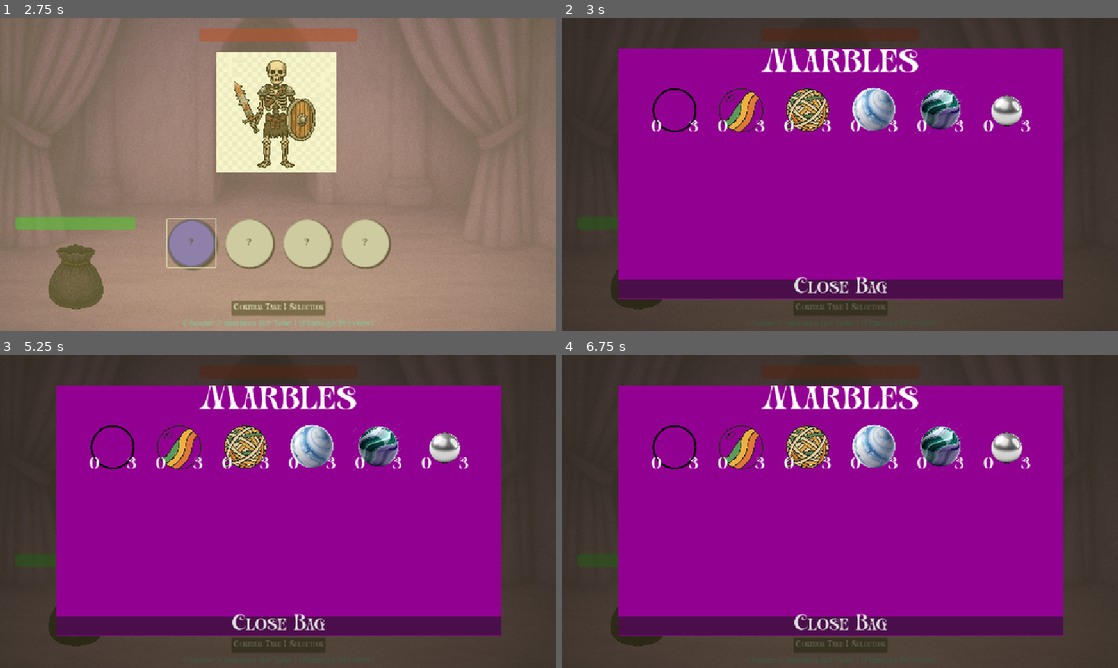
Above: before the commit, frames 1-4 (two rows, left to right).
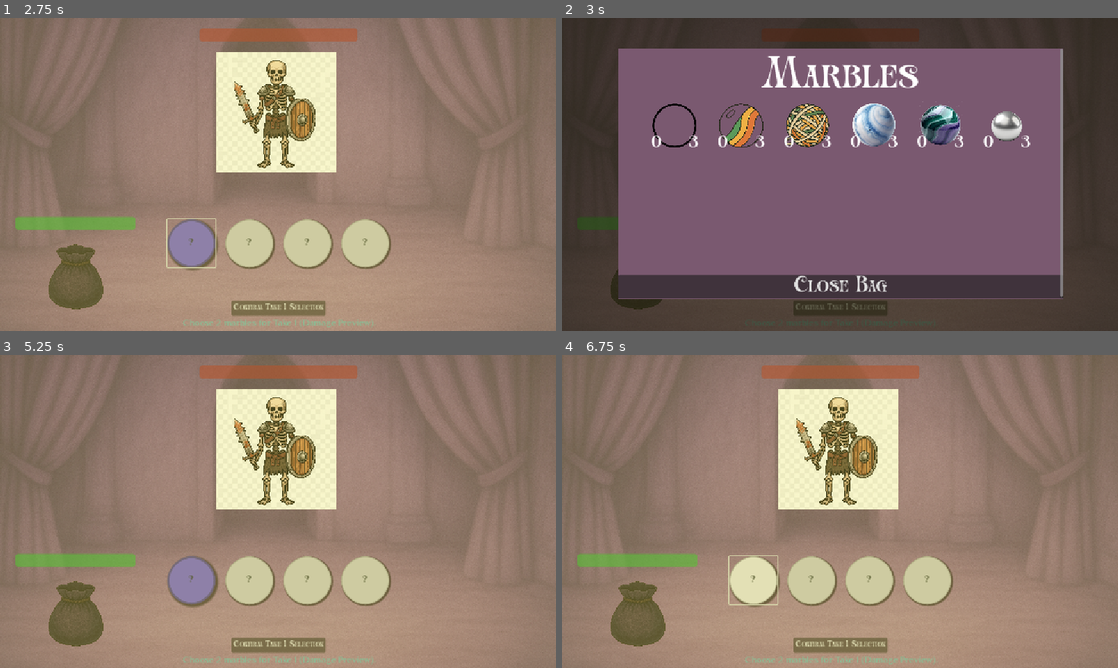
Above: after the commit, the same moments.

Repository: A-coder152/marble-magic
Game: Godot game, scene res://scenes/game_scene.tscn
Same seed, same stepped clock (60 frames per second), same inputs: the game is played once before the commit and once after it.
Inputs (mouse positions are in pixels of both pictures, inside the frame that each line leads up to):
- Up to frame 1 (2.75 s): click "Confirm Take 1 Selection" at 0.5 s; click "Confirm Take 1 Selection" at 1.25 s; click "?" at 2 s
- Up to frame 2 (3 s): click (639, 277) at 2.75 s
- Up to frame 3 (5.25 s): click (111, 445) at 3.52 s; click "?" at 4.25 s; click (77, 614) at 5 s
- Up to frame 4 (6.75 s): click (673, 445) at 5.77 s; click "?" at 6.5 s

Frame 1 is identical in both runs. In frame 2, 63% of the frame differs, in the area x 10-91%, y 9-90%; in frame 3, 100%, in the area x 0-100%, y 0-100%; in frame 4, 100%.

Commit message:
marble stuff work, working on preview things, also godot is trying to kill my computer

Diff:
--- a/marbles/vantablack.tres
+++ b/marbles/vantablack.tres
@@ -6,7 +6,7 @@
 [resource]
 script = ExtResource("1_tcj4k")
 title = "Vantablack Marble"
-cost = 3
+cost = 2
 description = "So black it's recognizable when hidden. Do not handle, deals 5 damage to self."
 texture = ExtResource("2_tcj4k")
 damage = 0
--- a/scenes/bag.tscn
+++ b/scenes/bag.tscn
@@ -26,7 +26,7 @@
 anchor_bottom = 1.0
 grow_horizontal = 2
 grow_vertical = 2
-color = Color(0.571489, 0.000245659, 0.574062, 1)
+color = Color(0.478431, 0.34902, 0.439216, 1)
 
 [node name="ScrollContainer" type="ScrollContainer" parent="."]
 layout_mode = 1
@@ -42,12 +42,12 @@
 size_flags_vertical = 3
 
 [node name="Label" type="Label" parent="ScrollContainer/VBoxContainer"]
-custom_minimum_size = Vector2(1152, 0)
+custom_minimum_size = Vector2(1152, 125)
 layout_mode = 2
 theme_override_font_sizes/font_size = 100
 text = "Marbles"
 horizontal_alignment = 1
-vertical_alignment = 1
+vertical_alignment = 2
 
 [node name="HBoxContainer" type="HBoxContainer" parent="ScrollContainer/VBoxContainer"]
 custom_minimum_size = Vector2(100, 100)
@@ -73,12 +73,10 @@
 theme_override_constants/separation = 32
 alignment = 1
 
-[node name="Control" type="Control" parent="ScrollContainer/VBoxContainer"]
+[node name="Button" type="Button" parent="ScrollContainer/VBoxContainer"]
+custom_minimum_size = Vector2(0, 69)
 layout_mode = 2
 size_flags_vertical = 3
-
-[node name="Button" type="Button" parent="ScrollContainer/VBoxContainer"]
-layout_mode = 2
 theme_override_font_sizes/font_size = 50
 text = "Close Bag"
 
--- a/scenes/marble.tscn
+++ b/scenes/marble.tscn
@@ -8,6 +8,8 @@
 anchors_preset = 15
 anchor_right = 1.0
 anchor_bottom = 1.0
+offset_right = -1052.0
+offset_bottom = -548.0
 grow_horizontal = 2
 grow_vertical = 2
 script = ExtResource("1_il0lc")
@@ -37,3 +39,14 @@
 text = "?"
 horizontal_alignment = 1
 vertical_alignment = 1
+
+[node name="TextureRect" type="TextureRect" parent="."]
+layout_mode = 1
+anchors_preset = 15
+anchor_right = 1.0
+anchor_bottom = 1.0
+grow_horizontal = 2
+grow_vertical = 2
+mouse_filter = 2
+expand_mode = 1
+stretch_mode = 4
--- a/scripts/GameManager.gd
+++ b/scripts/GameManager.gd
@@ -2,8 +2,8 @@
 
 var coins = 0
 
-var player_health: int = 20
-var enemy_health: int = 20
+var player_health: int = 25
+var enemy_health: int = 5
 var player_max_health: int = 25
 
 var enemy_max_health: int = 5
@@ -58,6 +58,8 @@
 signal close_bag()
 signal close_shop()
 signal refresh_shop()
+signal change_stunned()
+signal change_coins()
 
 func _ready():
 	print("GameManager ready and loaded!")
@@ -73,9 +75,9 @@
 
 
 func start_new_game():
-	enemy_max_health += 5
+	enemy_max_health += 3
 	enemy_max_dmg += 1
-	player_health = player_max_health
+	#player_health = player_max_health
 	enemy_health = enemy_max_health
 	start_next_turn()
 
@@ -114,17 +116,19 @@
 	if current_turn_phase == TurnPhase.TAKE_1_SELECTION:
 		potential_damage = total_chosen_damage
 		print("Take 1 Potential Damage: ", potential_damage)
-		health_changed.emit("enemy", max(enemy_health - potential_damage, 0), enemy_max_health)
+		var farter = calculate_effects(chosen_values)
+		health_changed.emit("enemy", farter[1], enemy_max_health)
+		health_changed.emit("player", farter[0], farter[3])
 		_set_turn_phase(TurnPhase.TAKE_1_REVEAL)
 		get_tree().create_timer(1.5).timeout.connect(func():
 			_set_turn_phase(TurnPhase.TAKE_2_SELECTION)
 			selected_marble_indices.clear()
 			health_changed.emit("enemy", max(enemy_health, 0), enemy_max_health)
+			health_changed.emit("player", max(player_health, 0), player_max_health)
 		)
 	elif current_turn_phase == TurnPhase.TAKE_2_SELECTION:
 		print("Take 2 Actual Damage: ", total_chosen_damage)
 		apply_effects(chosen_values)
-		_apply_damage_to_enemy(total_chosen_damage)
 		_set_turn_phase(TurnPhase.TURN_END)
 		await get_tree().create_timer(1.75 if enemy_health > 0 else 2.25).timeout
 		_end_turn()
@@ -136,9 +140,15 @@
 	damage_dealt.emit(amount, "enemy")
 
 func apply_effects(marbles: Array[Marble]):
-	#player_health = min(player_max_health, player_health + marble.heal)
-	#health_changed.emit("player", player_health, player_max_health)
-	pass
+	var augh = calculate_effects(marbles)
+	player_health = augh[0]
+	_apply_damage_to_enemy(enemy_health - augh[1])
+	coins = augh[2]
+	player_max_health = augh[3]
+	enemy_stunned = augh[4]
+	health_changed.emit("player", player_health, player_max_health)
+	change_coins.emit()
+	if enemy_stunned: change_stunned.emit()
 
 func calculate_effects(marbles: Array[Marble]):
 	var sim_enemy_health = enemy_health
@@ -147,8 +157,8 @@
 	var sim_stunned = false
 	var sim_player_max_hp = player_max_health
 	for marble in marbles:
-		sim_enemy_health = max(0, min(enemy_max_health, enemy_health - marble.damage))
-		sim_player_health = max(0, min(player_max_health, player_health + marble.heal))
+		sim_enemy_health = max(0, min(enemy_max_health, sim_enemy_health - marble.damage))
+		sim_player_health = max(0, min(player_max_health, sim_player_health + marble.heal))
 		for effect in marble.effects:
 			match effect:
 				marble.EFFECTS.COIN:
@@ -161,8 +171,13 @@
 					sim_enemy_health *= 1 - (1. / marble.effects_impact[marble.effects.find(effect)])
 				marble.EFFECTS.MEGAHEAL:
 					sim_player_health += (1. / marble.effects_impact[marble.effects.find(effect)]) * (player_max_health - player_health)
+	return [sim_player_health, sim_enemy_health, sim_coins, sim_player_max_hp, sim_stunned]
 
 func _enemy_turn():
+	if enemy_stunned:
+		enemy_stunned = false
+		change_stunned.emit()
+		return
 	var enemy_damage = randi_range(1, enemy_max_dmg) # Random damage for enemy
 	player_health = max(0, player_health - enemy_damage)
 	print("Player health after enemy attack: ", player_health)
--- a/scripts/GameScene.gd
+++ b/scripts/GameScene.gd
@@ -126,6 +126,7 @@
 	GameManager.enemy_max_health = 5
 	GameManager.enemy_max_dmg = 2
 	GameManager.coins = 0
+	GameManager.bag_marbles = [0, 0, 0, 1, 1, 1, 2, 2, 2, 3, 3, 3, 4, 4, 4, 5, 5, 5]
 	_on_round_lost_game_pressed()
 
 func _on_bag_btn_pressed() -> void:
@@ -143,3 +144,4 @@
 
 func close_shop():
 	Shop.visible = false
+	bgalpha.visible = true
--- a/scripts/Marble.gd
+++ b/scripts/Marble.gd
@@ -6,7 +6,7 @@
 
 var marble_index: int = -1
 var marble_value: int = 0
-var marble_res
+var marble_res: Marble
 
 signal marble_clicked(index: int)
 
@@ -32,7 +32,11 @@
 func reveal_value(reveal: bool):
 	if reveal:
 		value_label.text = str(marble_value)
+		marble_button.visible = false
+		$TextureRect.texture = marble_res.texture
 	else:
+		$TextureRect.texture = null
+		marble_button.visible = true
 		value_label.text = "?"
 		marble_button.add_theme_stylebox_override("normal", _get_normal_style())
 
Binary file added: images/stunned.png
Not shown, added: images/stunned.png.import
